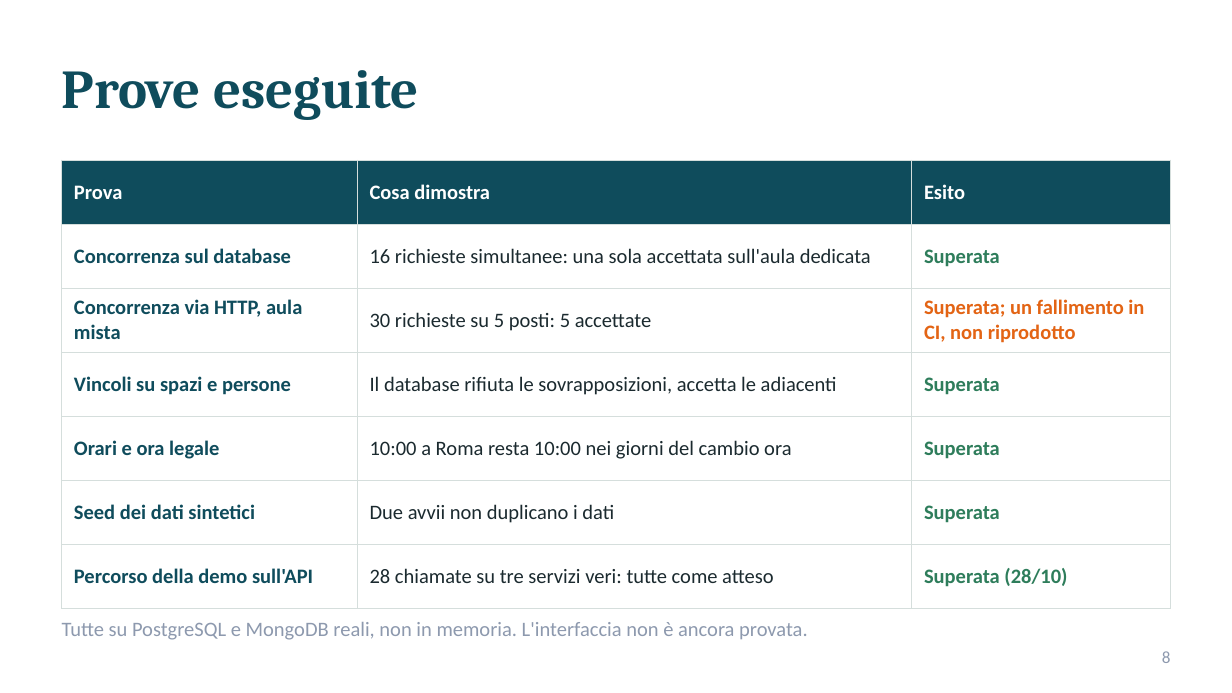
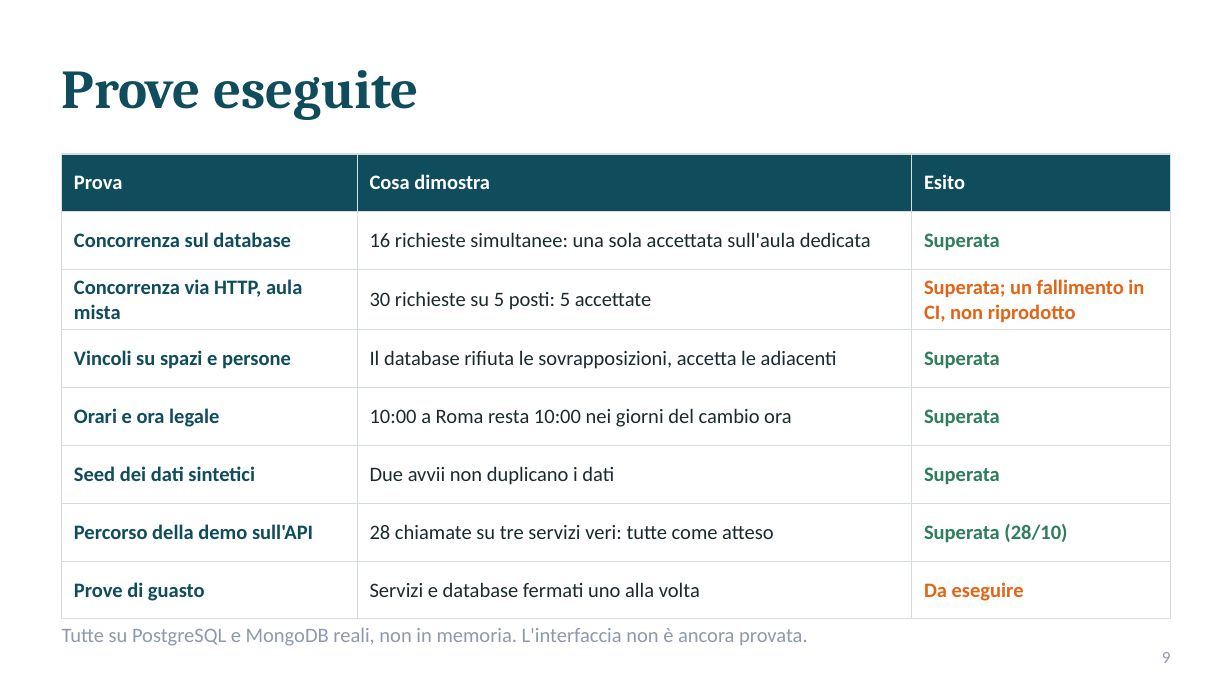
Before and after one commit to loggione-finale/smartcampus, a slide deck: slide 9 of docs/presentation-slides.pptx (slide 8 before the commit). Drawn at 1232x693 pixels with LibreOffice and Linux fonts; fonts in the diff are those of the drawing. Boxes give left, top, right and bottom in pixels: in the first picture for what was removed or moved away, otherwise in the second. Text is boxed around its words. In the diff, an @@ line names an element or a change of style, - is before the commit and + after.

```diff
--- a/docs/presentation-slides.pptx
+++ b/docs/presentation-slides.pptx
@@ table at (62, 154, 1170, 605) @@
+row 8: Prove di guasto | Servizi e database fermati uno alla volta | Da eseguire
@@ table: place and size @@
-table at (62, 160, 1170, 591)
+table at (62, 154, 1170, 605)
@@ text "Tutte su PostgreSQL e MongoDB ...": place and size @@
-text "Tutte su PostgreSQL e MongoDB ..." at (62, 622, 808, 640)
+text "Tutte su PostgreSQL e MongoDB ..." at (62, 628, 808, 646)
@@ page number at (1162, 652, 1171, 663): text changed @@
-8
+9
```
Also in this commit, not shown: 3 other slides changed, 1 slide added, 1 other file.
